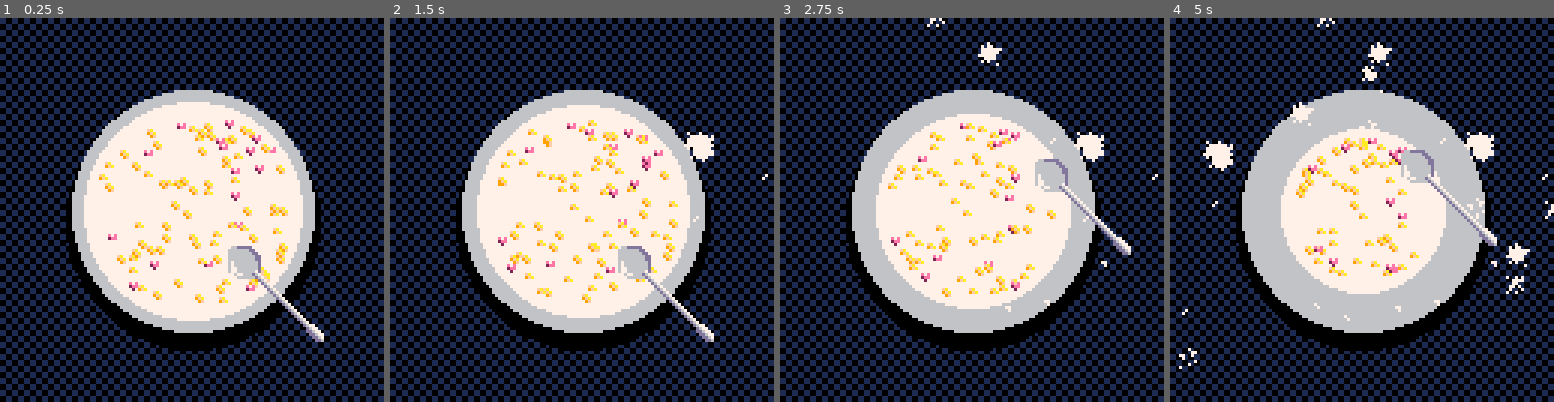
Above: before the commit, frames 1-4 (left to right).
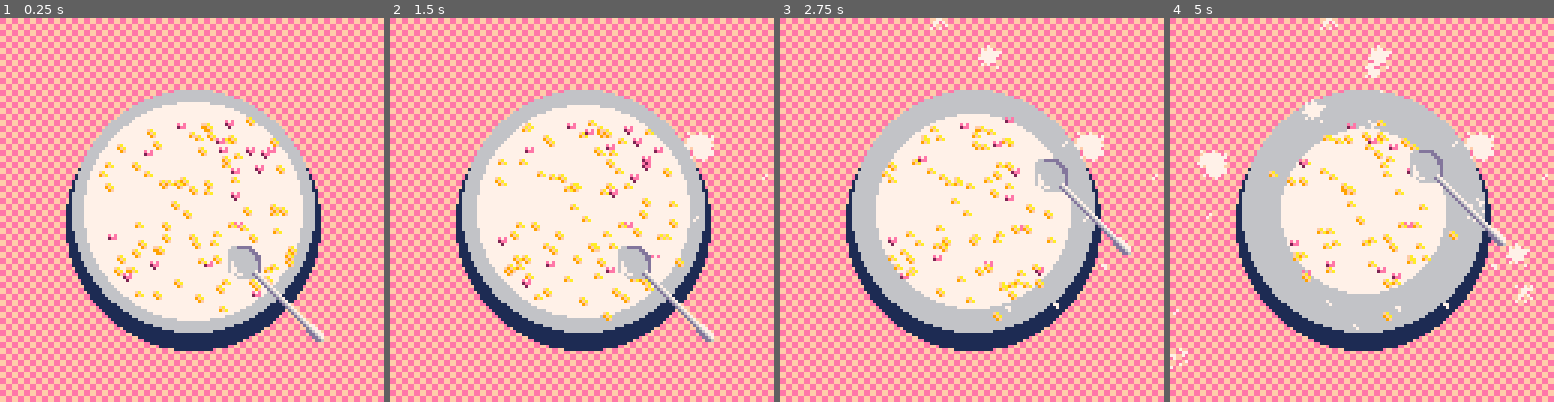
Above: after the commit, the same moments.

Repository: oddgoo/pico8-games
Game: PICO-8 cartridge cereal-eater.p8
Same seed, same stepped clock (60 frames per second), same inputs: the game is played once before the commit and once after it.
Inputs:
- Up to frame 1 (0.25 s): no input
- Up to frame 2 (1.5 s): tap O (Z key) at 0.7 s
- Up to frame 3 (2.75 s): hold Right 1.6-2.1 s; tap O (Z key) at 1.7, 2.1, 2.5 s; hold Up 2.15-2.42 s; hold Right from 2.47 s (still down)
- Up to frame 4 (5 s): tap O (Z key) every 0.4 s from 2.9 to 4.9 s; release Right at 3.03 s; hold Left 3.08-3.58 s; hold Down 3.63-3.97 s; hold Right 4.02-4.68 s; hold Up from 4.73 s (still down)

The runs differ from the first frame. In frame 1, 70% of the frame differs, in the area x 0-100%, y 0-100%; in frame 2, 70%; in frame 3, 70%; in frame 4, 72%.

Commit message:
-added dry flakes feature

Diff:
--- a/cereal-eater.p8
+++ b/cereal-eater.p8
@@ -1,9 +1,10 @@
 pico-8 cartridge // http://www.pico-8.com
-version 29
+version 42
 __lua__
 radius = 32
 center = 64
 t=0
+
 function _init()
 	setup_flakes()
 end
@@ -15,11 +16,11 @@
 
 function _draw()
 
- fillp(0b0011001111001100)
- rectfill(0,0,128,128,0x01)
+ fillp(0b1100110000110011)
+ rectfill(0,0,128,128,0xef)
  fillp()
 
- circfill(64,68,42,0)
+ circfill(64,68,42,1)
  circfill(64,64,40,6)
  circfill(64,64,20,15)
  circfill(64,64,radius+4,7)
@@ -31,7 +32,7 @@
  bound_flakes()
  draw_flakes()
 
- draw_spoon()
+ update_spoon()
 end
 
 -->8
@@ -57,29 +58,45 @@
 sfx(3)
 spoon_offset = -4
 
-function draw_spoon()
- if(btn(4)) then
-		if (s_state == 0) then
-		 sfx(1)
-		 add_splash(sp[1],sp[2])
-		end
-		sspr(8,0,32,32,sp[1]+spoon_offset,sp[2]+spoon_offset,
-		size-2,size-2)
-		--circfill(sp[1]-1,sp[2]-1,4,7)
-		s_state=1
+function update_spoon()
+	if(btn(4)) then
+	 if (s_state == 0) then
+	  sfx(1)
+	  add_splash(sp[1],sp[2])
+	 end
+	 sspr(8,0,32,32,sp[1]+spoon_offset,sp[2]+spoon_offset,
+	 size-2,size-2)
+	 s_state=1
 	else
-		sspr(8,0,32,32,sp[1]+spoon_offset,sp[2]+spoon_offset,
-		size,size)
-		sspr(0,8,7, 15,sp[1]+spoon_offset,sp[2]+spoon_offset,
-		8,16)
-		if(s_state==1) then
-		 sfx(2)
-		 radius-=1
-		 s_state=0
-		 eat_flakes_at(sp[1],sp[2])
-		end
-	end
-end
+	 sspr(8,0,32,32,sp[1]+spoon_offset,sp[2]+spoon_offset,
+	 size,size)
+	 sspr(0,8,7, 15,sp[1]+spoon_offset,sp[2]+spoon_offset,
+	 8,16)
+	 if(s_state==1) then
+	  sfx(2)
+	  radius-=1
+	  s_state=0
+	  eat_flakes_at(sp[1],sp[2])
+	  check_dry_flakes()
+	 end
+	end
+   end
+
+   function check_dry_flakes()
+	local threshold = -4
+	local radius_threshold = radius - threshold
+	for i = #flakes, 1, -1 do
+	 local f = flakes[i]
+	 local dx = f.x - center
+	 local dy = f.y - center
+	 local dist_sq = dx*dx + dy*dy
+	 if dist_sq > radius_threshold^2 and rnd() < 0.1 then
+	  f.a.x, f.a.y = 0, 0
+	  add(dry_flakes, f)
+	  del(flakes, f)
+	 end
+	end
+   end
 
 function input()
 	if(btn(0)) then a[1]=a[1]-acc end
@@ -100,33 +117,59 @@
 -->8
 --flakes---------------
 flakes = {}
+dry_flakes = {}
 flake_amount = 90
 
 function setup_flakes()
+	flakes = {}
 	for i=1,flake_amount do
-		flakes[i]={
-		x=(64-radius+rnd(radius*2)),
-		y=(64-radius+rnd(radius*2)),
-		a = {x=rnd(4)-2,y=rnd(4)-2},
-		s = ceil(rnd(1.2)),
-		b = rnd(6)
-		}
-	end
-end
+	 add(flakes, {
+	  id = i,
+	  x = 64-radius+rnd(radius*2),
+	  y = 64-radius+rnd(radius*2),
+	  a = {x=rnd(4)-2, y=rnd(4)-2},
+	  s = ceil(rnd(1.2)),
+	  b = rnd(6)
+	 })
+	end
+   end
 
 function draw_flakes()
 	for f in all(flakes) do
-	 sspr(
-	 flake_s[f.s].x,
-	 flake_s[f.s].y,
-	 flake_s[f.s].w,
-	 flake_s[f.s].h-flr(f.b),
-	 f.x,f.y-flr(f.b))
+		sspr(
+		flake_s[f.s].x,
+		flake_s[f.s].y,
+		flake_s[f.s].w,
+		flake_s[f.s].h-flr(f.b),
+		f.x,f.y-flr(f.b))
+	end
+
+	for f in all(dry_flakes) do
+		sspr(
+		flake_s[f.s].x,
+		flake_s[f.s].y,
+		flake_s[f.s].w,
+		flake_s[f.s].h-flr(f.b),
+		f.x,f.y-flr(f.b),
+		flake_s[f.s].w,
+		flake_s[f.s].h-flr(f.b),
+		false,false)
 	end
 end
 
 --flakes[i][1] + flakes[i].a[1],
 --flakes[i][2] + flakes[i].a[2],
+
+-- function move_flakes()
+-- 	for f in all(flakes) do
+-- 		f.x += f.a.x
+-- 		f.y += f.a.y
+-- 		f.a.x = sin(t/90 + f.id/flake_amount)/2
+-- 		f.a.y = cos(t/60 + f.id/flake_amount)/2
+-- 		f.b += 0.01
+-- 		if f.b > 1.8 then f.b = rnd(4) end
+-- 	end
+-- end
 
 function move_flakes()
 	for i=1,#flakes do
@@ -141,36 +184,46 @@
 end
 
 function collide_flakes()
-	for i=1,#flakes do
-		for j=i+1,#flakes,2 do
-			local pos_diff= {flakes[i].x - flakes[j].x, flakes[i].y - flakes[j].y }
-			distance = sqrt(pos_diff[1]*pos_diff[1] + pos_diff[2]*pos_diff[2])
-
-  	if(distance<2) then
-				flakes[i].x = 2*pos_diff[1]/distance + flakes[i].x
-				flakes[i].y = 2*pos_diff[2]/distance + flakes[i].y
-		 end
-
-		end
-	end
+for i = 1, #flakes - 1 do
+	local f1 = flakes[i]
+	local f2 = flakes[i + 1]
+	local dx = f1.x - f2.x
+	local dy = f1.y - f2.y
+	local dist_sq = dx*dx + dy*dy
+
+	if dist_sq < 4 then -- 2^2 = 4
+	local angle = atan2(dy, dx)
+	f1.x += cos(angle) * 0.5
+	f1.y += sin(angle) * 0.5
+	f2.x -= cos(angle) * 0.5
+	f2.y -= sin(angle) * 0.5
+	end
+end
 end
 
 
 function bound_flakes()
-	for i=1,#flakes do
-		local bounded_coord = bound(flakes[i].x, flakes[i].y)
-		flakes[i].x = bounded_coord[1]
-		flakes[i].y = bounded_coord[2]
-	end
-end
-
-function eat_flakes_at(x,y)
-	for i=#flakes,1,-1 do
-  distance = dist(
-  {flakes[i].x,flakes[i].y},
-  {x,y})
-		if(distance < 8) del(flakes,flakes[i])
-	end
+for f in all(flakes) do
+	local dx = f.x - center
+	local dy = f.y - center
+	local dist_sq = dx*dx + dy*dy
+	if dist_sq > (radius+5)^2 then
+	local angle = atan2(dy, dx)
+	f.x = center + radius * cos(angle)
+	f.y = center + radius * sin(angle)
+	end
+end
+end
+
+function eat_flakes_at(x, y)
+for i = #flakes, 1, -1 do
+	local f = flakes[i]
+	local dx = f.x - x
+	local dy = f.y - y
+	if dx*dx + dy*dy < 64 then -- 8^2 = 64
+	del(flakes, f)
+	end
+end
 end
 
 -->8
@@ -184,7 +237,7 @@
  local pos_diff= {cx - center,cy - center }
  local distance = sqrt(pos_diff[1]*pos_diff[1] + pos_diff[2]*pos_diff[2])
  local bounded = {cx,cy}
- if(distance>radius) then
+ if(distance>radius+5) then
 	bounded[1] = radius*pos_diff[1]/distance + center
 	bounded[2] = radius*pos_diff[2]/distance + center
  end
